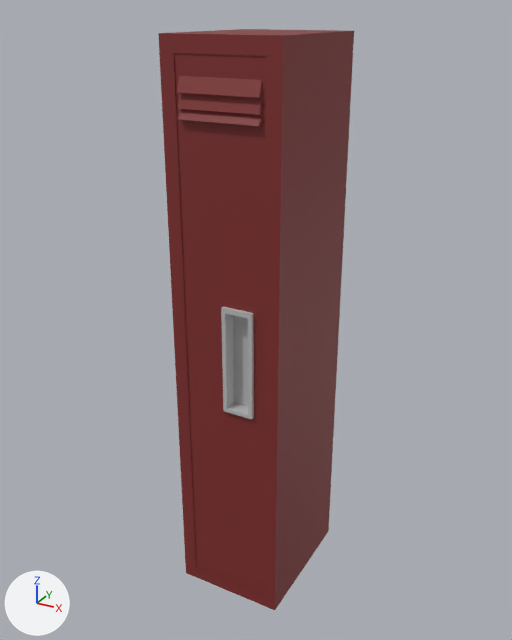
Two versions of the FBX model Assets/Models/Lobby1/Locker_alone.fbx, one commit apart.
Before and after are seen from a camera (50 mm lens) standing at (0.838, -1.55, 0.809) and looking at (-0.015, 0.002, 0.033). The lights are fixed; the arrows at lower left show +X, +Y and +Z. Where no turn or scale is listed for an object, it has been applied to the vertices. Vertices at the same position are counted once.

In view in the first picture: 'Door', 'Handle', 'Outside'.
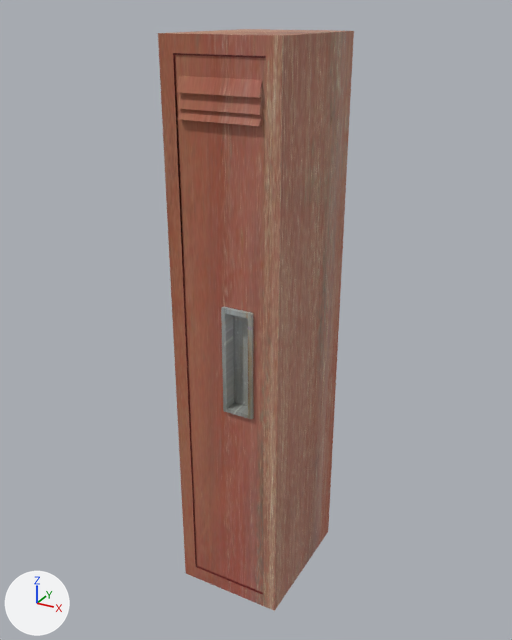
The newer file is also turned or shifted as a whole; pictures and numbers use the older file's frame.

What differs and where, as boxes [x1, y1, x2, y2] in the pictures (512 x 640 px):
'Outside', recoloured: [158, 29, 354, 611] in both
'Door', reshaped: before [174, 53, 266, 594]; after [175, 55, 266, 593]
part 1 of me_mesh_003, deleted: before [221, 307, 254, 418]
part 2 of me_mesh_003, recoloured: [221, 307, 254, 419] in both
part 3 of me_mesh_002, cut back: before [176, 53, 266, 594]; after [176, 55, 265, 593]
part 4 of me_mesh_002, recoloured (red to brown): [175, 55, 266, 421] in both

Diff of the bpy script that builds the scene:
```diff
--- a/Assets/Models/Lobby1/Locker_alone.fbx.py
+++ b/Assets/Models/Lobby1/Locker_alone.fbx.py
@@ img_texturescom_metalpainted0189_1_m_jpg @@
+img_texturescom_metalpainted0189_1_m_jpg = load_image('TexturesCom_MetalPainted0189_1_M.jpg', '_unpacked/TexturesCom_MetalPainted0189_1_M.jpg', 1600, 1200, 'sRGB')
@@ img_silver_rusted_chair_metal_jpg @@
+img_silver_rusted_chair_metal_jpg = load_image('silver_rusted_chair_metal.jpg', '_unpacked/silver_rusted_chair_metal.jpg', 1600, 1091, 'sRGB')
@@ mat_red_stain @@
+mat_red_stain = principled_material('red_stain')
+mat_red_stain.texture = img_texturescom_metalpainted0189_1_m_jpg
+mat_red_stain.roughness = 0.749
@@ mat_silver_rust @@
+mat_silver_rust = principled_material('silver_rust')
+mat_silver_rust.texture = img_silver_rusted_chair_metal_jpg
+mat_silver_rust.roughness = 0.553
@@ me_mesh @@
 me_mesh.from_pydata(...)  # 44 vertices, 35 faces; spans x -0.15..0.15, y -0.19..0.19, z -0.76..0.76
-me_mesh.materials.append(mat_locker_red)  # red #822d2d
+me_mesh.materials.append(mat_red_stain)  # picture img_texturescom_metalpainted0189_1_m_jpg
@@ me_mesh_002 @@
 # used by ob_door; location = (0.0, -0.182, 0.0)
-me_mesh_002.from_pydata(...)  # 358 vertices, 348 faces; spans x -0.129..0.129, y -0.02..0.007, z -0.728..0.728
+me_mesh_002.from_pydata(...)  # 96 vertices, 86 faces; spans x -0.129..0.129, y -0.02..0.007, z -0.728..0.728
+# me_mesh_002 part 3
+# 262 vertices are removed from x -0.129..0.129, y -0.02..0.007, z -0.728..0.728
+# 298 faces are deleted
+# 36 new faces join them
+# me_mesh_002 part 4: 50 faces spanning x -0.129..0.129, y -0.02..0.007, z -0.728..0.728 switch from mat_locker_red (red #822d2d) to mat_red_stain (picture img_texturescom_metalpainted0189_1_m_jpg)
@@ me_mesh_003 @@
 # used by ob_handle; location = (0.04, -0.178, 0.0)
-me_mesh_003.from_pydata(...)  # 478 vertices, 476 faces; spans x -0.042..0.042, y -0.019..0.019, z -0.145..0.145
+me_mesh_003.from_pydata(...)  # 120 vertices, 118 faces; spans x -0.042..0.042, y -0.019..0.019, z -0.145..0.145
+# me_mesh_003 part 1: 358 vertices removed from x -0.042..0.042, y -0.019..0.019, z -0.145..0.145
+# me_mesh_003 part 2: 72 faces spanning x -0.042..0.042, y -0.019..0.019, z -0.145..0.145 switch from mat_phong2 (grey #bcbcbc) to mat_silver_rust (picture img_silver_rusted_chair_metal_jpg)
```
